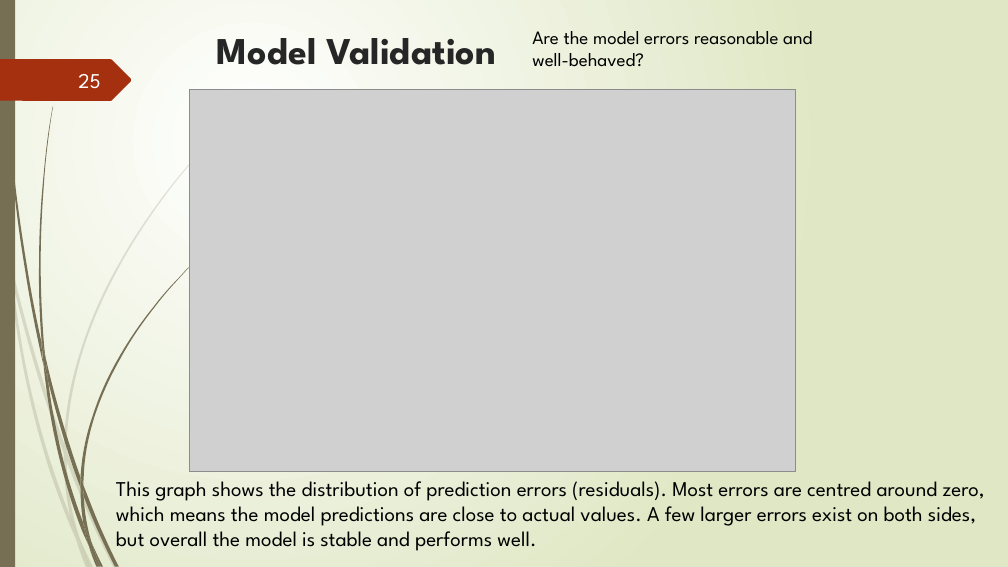
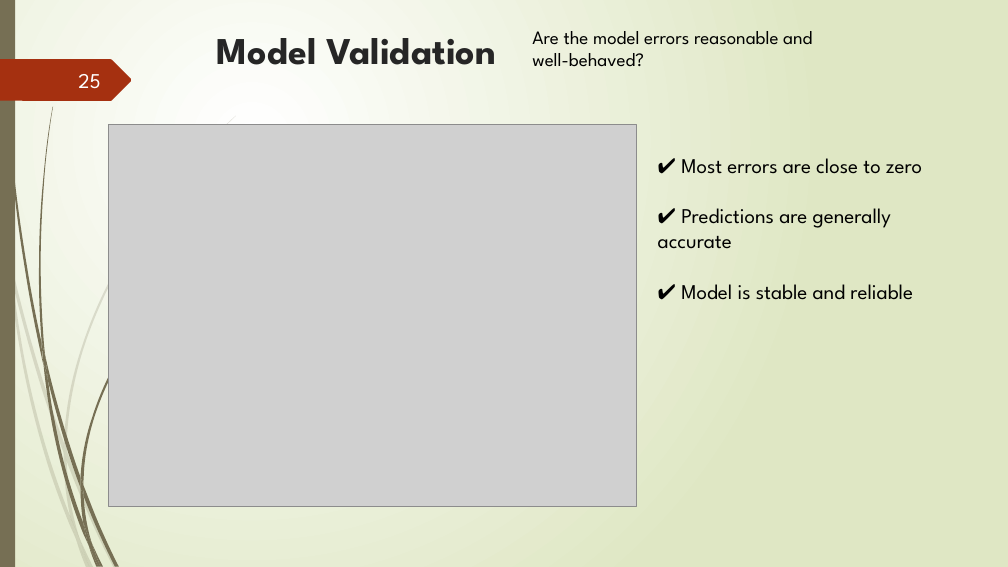
Before and after one commit to ruslan-durrani/herts-ds-project-24079307, a slide deck: slide 25 of Presentation Document ppt.pptx. Drawn at 1008x567 pixels with LibreOffice and Linux fonts; fonts in the diff are those of the drawing; grey boxes stand for pictures. Boxes give left, top, right and bottom in pixels: in the first picture for what was removed or moved away, otherwise in the second. Text is boxed around its words. In the diff, an @@ line names an element or a change of style, - is before the commit and + after.

```diff
--- a/Presentation Document ppt.pptx
+++ b/Presentation Document ppt.pptx
@@ picture: place and size @@
-picture at bbox=[189, 90, 795, 472]
+picture at bbox=[108, 124, 636, 506]
@@ text at bbox=[658, 158, 922, 300]: text changed @@
-This graph shows the distribution of prediction errors (residuals). Most errors are centred around zero, which means the model predictions are close to actual values. A few larger errors exist on both sides, but overall the model is stable and performs well.
+✔ Most errors are close to zero
+✔ Predictions are generally accurate
+✔ Model is stable and reliable
```
Also in this commit, not shown: 12 other slides changed, 3 slides added, 4 slides removed, 1 other file.
